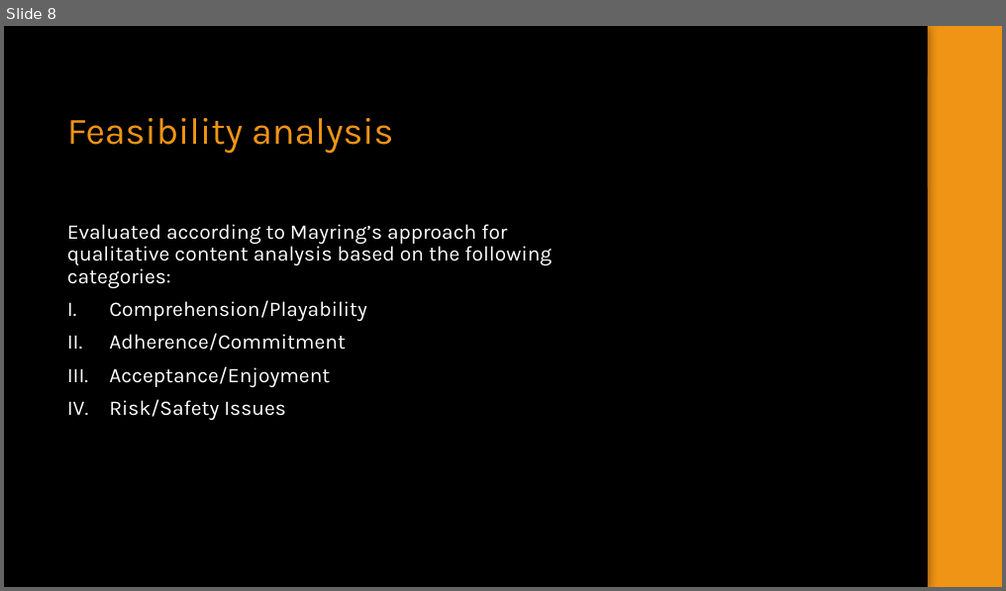
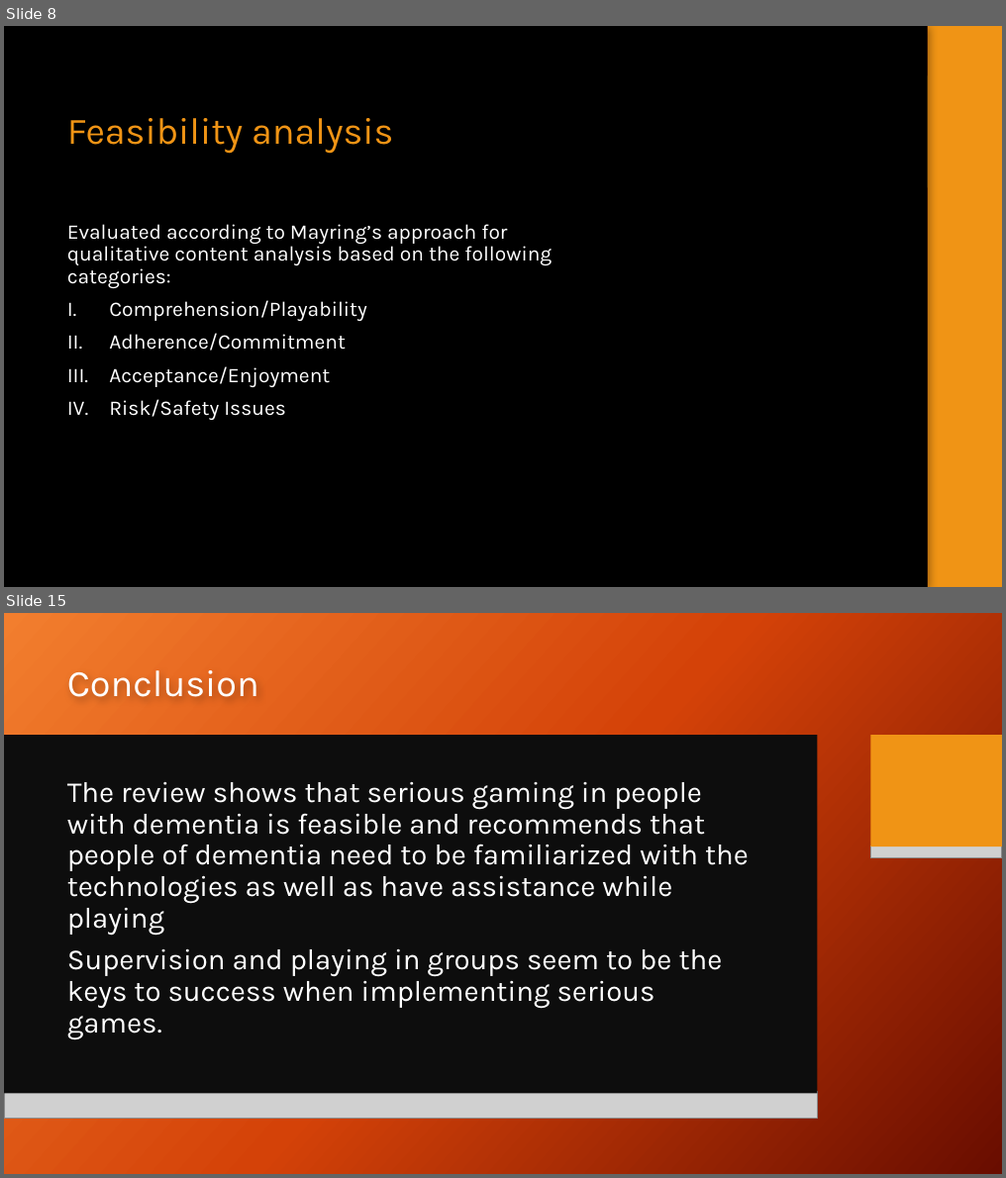
Before and after one commit to LoftieFourie/Honours_Project, a slide deck: SGDC.pptx. Shown one above the other, each under a label of ours: slide 8 before the commit, slides 8 and 15 after it; the slides between them are not shown. The pictures are 1006x591 and 1006x1178 pixels, drawn with LibreOffice and Linux fonts; fonts in the diff are those of the drawing; grey boxes stand for pictures; background and template pictures are left out. Boxes give left, top, right and bottom in pixels: in the first picture for what was removed or moved away, otherwise in the second. Text is boxed around its words. In the diff, an @@ line names an element or a change of style, - is before the commit and + after.

```diff
--- a/SGDC.pptx
+++ b/SGDC.pptx
@@ slide 15 added at [4, 613, 1002, 1174], background picture (left out); not listed: 2 template elements that a slide beside it also shows @@
@@ rectangle added at [4, 613, 1002, 1174], fill gradient #F18031 to #D54209 to #6A0D00 @@
@@ title added at [67, 670, 259, 697], 36 pt, text #FFFFFF @@
+Conclusion
@@ rectangle added at [4, 735, 818, 1093], fill #0D0D0D @@
@@ rectangle added at [871, 735, 1002, 848], fill #F09415 @@
@@ text added at [67, 782, 748, 1040], 28 pt, text #FFFFFF @@
+The review shows that serious gaming in people with dementia is feasible and recommends that people of dementia need to be familiarized with the technologies as well as have assistance while playing
+Supervision and playing in groups seem to be the keys to success when implementing serious games.
@@ picture added at [871, 846, 1002, 858] @@
@@ picture added at [4, 1092, 818, 1118] @@
```
Also in this commit, not shown: 6 other slides added.
